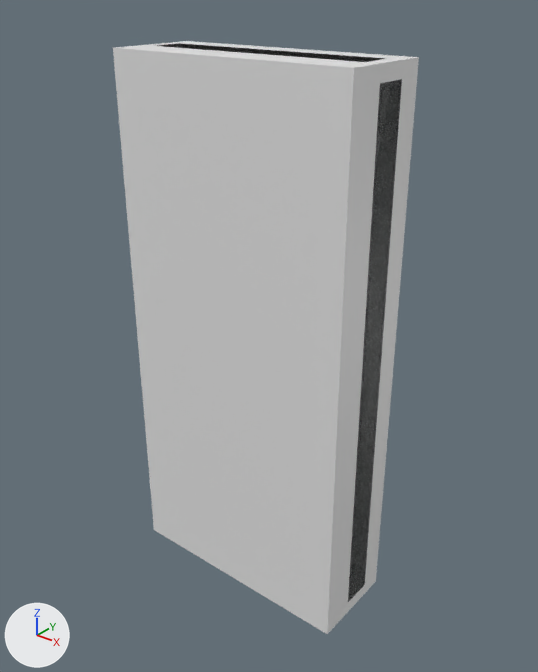
The Blender file ArtSource/Blender/CTCC_PROP_MinhPhone.blend, before and after one commit.
Camera for both pictures: a camera (50 mm lens) standing at (0.0904, -0.1108, 0.0705) and looking at (0.0012, 0.0008, 0.0013). The lights are fixed; the arrows at lower left show +X, +Y and +Z. The picture after the commit comes second.

The older version as bpy lines, for what is in view:
```python
me_cube = bpy.data.meshes.new('Cube')
me_cube.from_pydata(...)  # 1120 vertices, 1080 faces; spans x -0.027..0.027, y -0.0091..0.0065, z -0.058..0.058
me_cube.polygons.foreach_set('use_smooth', [True] * 1080)
# faces by material slot: [162, 108, 54, 54, 54, 648]
me_cube.materials.append(mat_black)  # dark grey #454b4b
me_cube.materials.append(mat_steel)  # its picture is missing
me_cube.materials.append(mat_monitorscreen)  # dark green #507c6f
me_cube.materials.append(mat_metalpaint)
me_cube.materials.append(mat_redpaint)  # red #c56159
me_cube.materials.append(mat_metalold)
me_cube_020 = bpy.data.meshes.new('Cube.020')
me_cube_020.from_pydata(...)  # a box spanning x -0.027..0.027, y -0.01..0.01, z -0.058..0.058
ob_col_ctcc_prop_minhphone = bpy.data.objects.new('COL_CTCC_PROP_MinhPhone', me_cube_020)
ob_col_ctcc_prop_minhphone.location = (0.0, -0.0013, 0.0)
ob_ctcc_prop_minhphone = bpy.data.objects.new('CTCC_PROP_MinhPhone', me_cube)
ob_ctcc_prop_minhphone.location = (0.0, 0.0, 0.0)
```
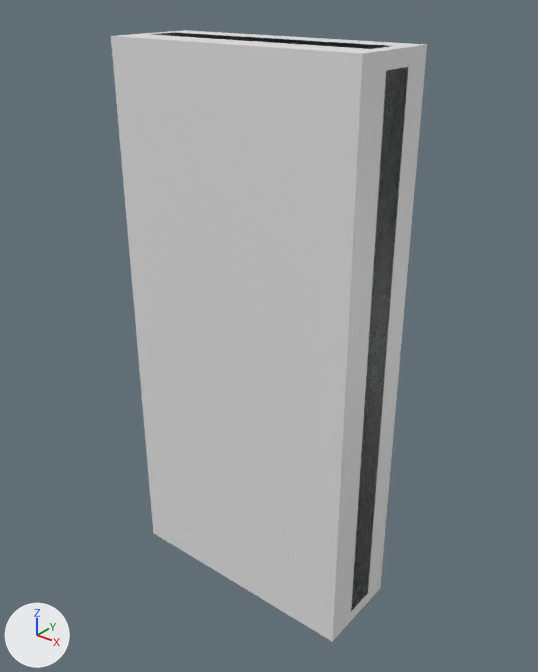
The change, as JSON lines over the scene's bpy script:
```json
{"block": "me_cube", "where": "# used by ob_ctcc_prop_minhphone; location = (0.0, 0.0, 0.0)"}
{"op": "remove", "block": "me_cube", "code": "me_cube.from_pydata(...)  # 1120 vertices, 1080 faces; spans x -0.027..0.027, y -0.0091..0.0065, z -0.058..0.058"}
{"op": "add", "block": "me_cube", "code": "me_cube.from_pydata(...)  # 948 vertices, 894 faces; spans x -0.028..0.028, y -0.0087..0.0082, z -0.06..0.06"}
{"block": "me_cube", "change": "me_cube part 1: the loose piece of 56 vertices spanning x -0.027..0.027, y -0.0065..0.0065, z -0.058..0.058 is multiplied about its middle by the matrix ((1.039, 0.0, 0.0), (0.0, 1.0, 0.0), (0.0, 0.0, 1.036))"}
{"block": "me_cube", "change": "other edits to the shape of me_cube do not show in these pictures"}
{"op": "remove", "block": "me_cube", "code": "me_cube.materials.append(mat_metalpaint)"}
{"op": "remove", "block": "me_cube", "code": "me_cube.materials.append(mat_redpaint)  # red #c56159"}
{"block": "me_cube_020", "where": "# used by ob_col_ctcc_prop_minhphone; location = (0.0, -0.0013, 0.0)"}
{"op": "remove", "block": "me_cube_020", "code": "me_cube_020.from_pydata(...)  # 8 vertices, 6 faces; spans x -0.027..0.027, y -0.01..0.01, z -0.058..0.058"}
{"op": "add", "block": "me_cube_020", "code": "me_cube_020.from_pydata(...)  # 8 vertices, 6 faces; spans x -0.028..0.028, y -0.01..0.01, z -0.06..0.06"}
{"block": "me_cube_020", "change": "me_cube_020 part 2"}
{"op": "set", "path": "me_cube_020.vertices[0].co", "old": "(-0.027, -0.01, -0.058)", "new": "(-0.028, -0.01, -0.06)", "note": "pixel (153, 529) -> pixel (153, 533)"}
{"op": "set", "path": "me_cube_020.vertices[1].co", "old": "(-0.027, -0.01, 0.058)", "new": "(-0.028, -0.01, 0.06)", "note": "pixel (112, 47) -> pixel (110, 36)"}
{"op": "set", "path": "me_cube_020.vertices[2].co", "old": "(-0.027, 0.01, -0.058)", "new": "(-0.028, 0.01, -0.06)"}
{"op": "set", "path": "me_cube_020.vertices[3].co", "old": "(-0.027, 0.01, 0.058)", "new": "(-0.028, 0.01, 0.06)", "note": "pixel (187, 41) -> pixel (185, 30)"}
{"op": "set", "path": "me_cube_020.vertices[4].co", "old": "(0.027, -0.01, -0.058)", "new": "(0.028, -0.01, -0.06)", "note": "pixel (327, 634) -> pixel (332, 641)"}
{"op": "set", "path": "me_cube_020.vertices[5].co", "old": "(0.027, -0.01, 0.058)", "new": "(0.028, -0.01, 0.06)", "note": "pixel (353, 67) -> pixel (362, 53)"}
{"op": "set", "path": "me_cube_020.vertices[6].co", "old": "(0.027, 0.01, -0.058)", "new": "(0.028, 0.01, -0.06)", "note": "pixel (375, 581) -> pixel (380, 588)"}
{"op": "set", "path": "me_cube_020.vertices[7].co", "old": "(0.027, 0.01, 0.058)", "new": "(0.028, 0.01, 0.06)", "note": "pixel (418, 57) -> pixel (427, 44)"}
{"op": "set", "path": "ob_col_ctcc_prop_minhphone.location", "old": "(0.0, -0.0013, 0.0)", "new": "(0.0, -0.0007, 0.0)"}
```

Where the change shows, as pixel boxes [x1, y1, x2, y2] in the pictures (538 x 672 px):
```json
{"object": "COL_CTCC_PROP_MinhPhone", "change": "reshaped, moved", "before": [113, 41, 419, 634], "after": [111, 30, 427, 642]}
{"object": "CTCC_PROP_MinhPhone", "change": "reshaped", "before": [157, 43, 402, 601], "after": [150, 32, 408, 610], "on screen": "mostly hidden"}
```
